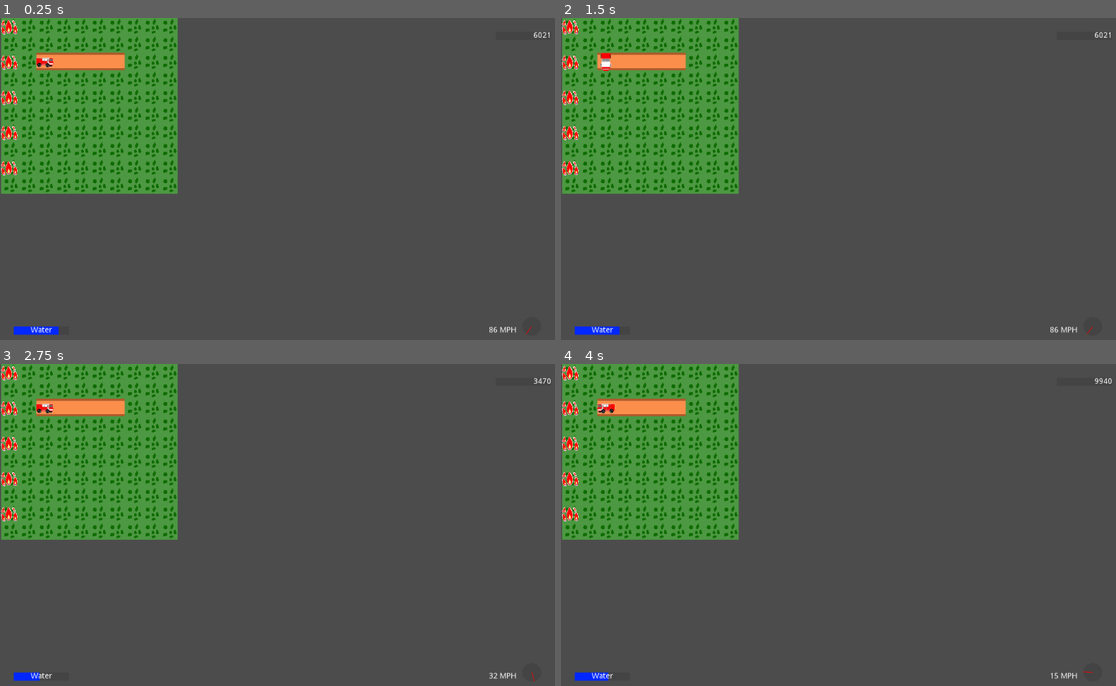
Above: before the commit, frames 1-4 (two rows, left to right).
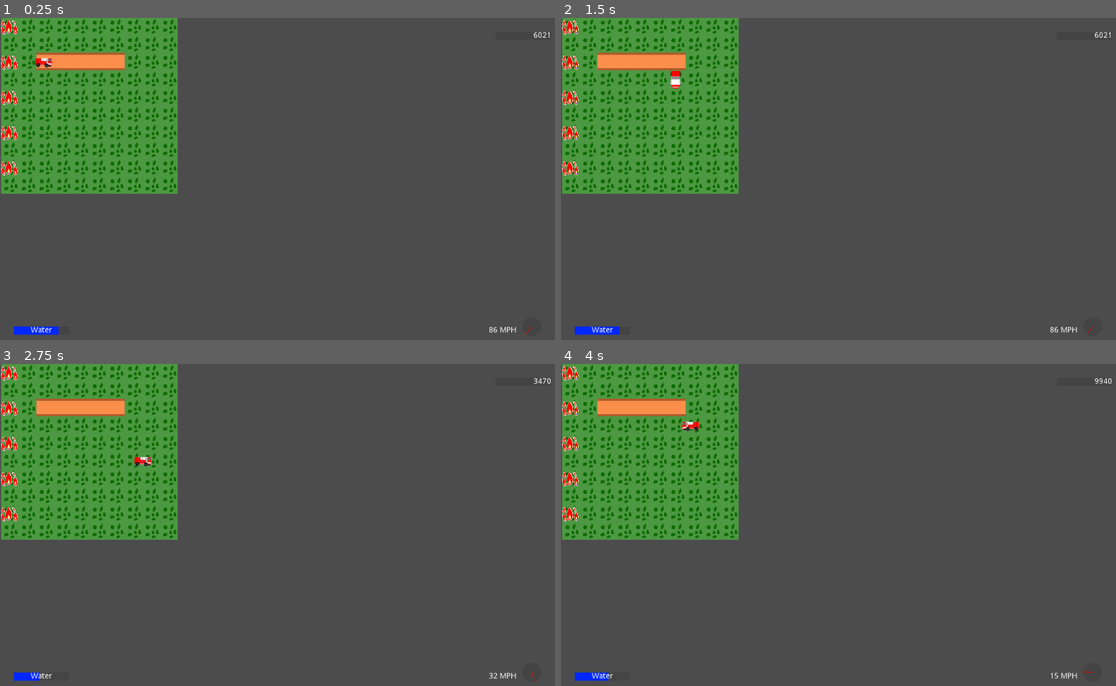
Above: after the commit, the same moments.

Repository: ConsoleCowboysInCyberspace/inferno
Game: Godot game, scene res://main_level.tscn
Two runs of this game, one before a commit and one after it. Both use one fixed random seed, a clock stepped at 60 frames per second and the inputs below.
Inputs (mouse positions are in pixels of both pictures, inside the frame that each line leads up to):
- Up to frame 1 (0.25 s): no input
- Up to frame 2 (1.5 s): tap Enter at 0.5 s; move the mouse to (966, 166) at 0.52 s; hold D (truck_right) 0.53-1.28 s; click (966, 166) at 0.67 s; move the mouse to (733, 198) at 1.27 s; hold S (truck_down) from 1.28 s (still down); click (733, 198) at 1.42 s
- Up to frame 3 (2.75 s): move the mouse to (338, 457) at 2.02 s; release S (truck_down) at 2.03 s; hold D (truck_right) from 2.03 s (still down); click (338, 457) at 2.17 s
- Up to frame 4 (4 s): tap Space at 2.75 s; move the mouse to (816, 595) at 2.77 s; release D (truck_right) at 2.78 s; hold W (truck_up) 2.78-3.53 s; click (816, 595) at 2.92 s; move the mouse to (1010, 579) at 3.52 s; hold A (truck_left) from 3.53 s (still down); click (1010, 579) at 3.67 s

The runs differ from the first frame. In frame 1, less than 0.1% of the frame differs, in the area x 6-10%, y 12-16%; in frame 2, 0.2%, in the area x 6-22%, y 10-22%; in frame 3, 0.2%; in frame 4, 0.2%.
Error before the commit: Parse Error: ',' or ']' expected (res://scripts/main_level.gd:13)

Commit message:
moved manger to a singlton[C

Diff:
--- a/project.godot
+++ b/project.godot
@@ -23,6 +23,10 @@
 config/name="Inferno"
 run/main_scene="res://main_level.tscn"
 config/icon="res://icon.png"
+
+[autoload]
+
+tile_manager="*res://scripts/internal_tile_manager.gd"
 
 [input]
 
--- a/scripts/TruckScript.gd
+++ b/scripts/TruckScript.gd
@@ -8,14 +8,10 @@
 var tilePos = Vector2.ZERO # Position of the truck in tile grid coordinates
 var targetPos = null
 
-
-onready var controller = get_parent()
-
 # Custom init that is called from the controller
 func customInit():
-	position = controller.tileToWorld(controller.worldToTile(position))
-	tilePos = controller.worldToTile(position)
-
+	position = tile_manager.tileToWorld(tile_manager.worldToTile(position))
+	tilePos = tile_manager.worldToTile(position)
 # func _input(event):
 # 	if event.is_action_pressed("fire_hose"):
 # 		var target = controller.worldToTile(event.position)
@@ -23,7 +19,8 @@
 
 func _process(delta):
 	if Input.is_action_just_released("dig_trench"):
-		controller.digTrench(tilePos)
+		#digTrench()
+		pass
 
 	if !targetPos:
 		if Input.is_action_pressed("truck_up"):
@@ -41,21 +38,21 @@
 
 		#check move cost
 		# this line is to make movement speed based on origin tile instead of destination tile
-		var destination_cost = controller.tileMoveCost(tilePos + movingDir)
+		var destination_cost = tile_manager.tileMoveCost(tilePos + movingDir)
 		# the ternary is also there for the same reason; if we want to revert this, end the line before if and add a '+ movingDir' in the tileMoveCost
-		var moveCost = controller.tileMoveCost(tilePos) if destination_cost != -1 else -1
+		var moveCost = tile_manager.tileMoveCost(tilePos) if destination_cost != -1 else -1
 
 		if moveCost == -1:
 			prints("Can't move there", tilePos + movingDir)
 			movingDir = Vector2.ZERO
 		else:
-			targetPos = controller.tileToWorld(tilePos + movingDir)
+			targetPos = tile_manager.tileToWorld(tilePos + movingDir)
 			velocity = 200/moveCost
 
 	else:
 		position = position.move_toward(targetPos, velocity * delta)
 		if (position == targetPos):
-			tilePos = controller.worldToTile(position)
+			tilePos = tile_manager.worldToTile(position)
 			movingDir = Vector2.ZERO
 			targetPos = null
 			velocity = 0
@@ -63,4 +60,10 @@
 func _input(event):
 	if event is InputEventMouseButton:
 		if event.button_index == BUTTON_LEFT && event.pressed:
-			print("Mouse Click at: ", event.position, "    Tile coords: ", controller.worldToTile(event.position))
+			print("Mouse Click at: ", event.position, "    Tile coords: ", tile_manager.worldToTile(event.position))
+
+# Checks if we can dig a trench at the given position in the tile grid
+# If we can, change the tile to a trench
+# func digTrench():
+# 	if tile_manager.getTile == Internal_Tile.TileType.FOREST
+# 		tiles[tilePos.y][tilePos.x] = Internal_Tile.new("trench")
--- a/scripts/internal_tile_manager.gd
+++ b/scripts/internal_tile_manager.gd
@@ -3,11 +3,57 @@
 var worldMap : TileMap
 var worldTileSetNameMap
 var tiles: Array = []
+var fireMap
+var fireParticles: Array = []
 var truck
+var size: Vector2
+
+var fireSpreadTime = 1 #timeInSeconds
+var timeUntilNextFireSpread = fireSpreadTime
+var neighborVectors = [
+	Vector2(-1 , 1), Vector2(0 , 1),  Vector2(1 , 1),
+	Vector2(-1 , 0),  Vector2(0, 0),  Vector2(1 , 1),
+	Vector2(-1 , -1), Vector2(0 , 1), Vector2(1 , -1)
+]
 
 func getTile(pos: Vector2):
 	return tiles[pos.y][pos.x]
 
+func setTile(pos: Vector2, type):
+	pass
+
+# Returns -1 for non-traversable tiles and out of bounds positions
+# Otherwise, returns the movementCost of the tile at the given position
+# Param: pos - Vector2 - a position on the tile grid to be checked
+func tileMoveCost(pos):
+	if !tileInBounds(pos): # are we out of the grid?
+		return -1
+	else:
+		return tiles[pos.y][pos.x].movementCost
+
+
+func tileInBounds(tilePos):
+	return worldMap.get_cellv(tilePos) != TileMap.INVALID_CELL
+
+# Returns the position of the tile in the grid that contains the given coordinates
+# Param: tilePos - Vector2
+# Return: Vector2
+func tileToWorld(tilePos):
+	var cellSize = 32
+	var retCoord = worldMap.map_to_world(tilePos)
+	retCoord.x +=cellSize/2
+	retCoord.y +=cellSize/2
+	return retCoord
+
+# Returns the coordinates of the center of the tile at the given position
+# Param: worldPos - Vector2
+# Return: Vector2
+func worldToTile(worldPos):
+	return worldMap.world_to_map(worldPos)
+
+# Constructs a new internal tile object matching the tile in tileMap at the given position
+# Param: tileMap - the worldMap to get tile information from
+# Param: nameMap - an array matching names of tiles in the TileSet to TileSet IDs
 func getInternalTile(tileMap, pos, nameMap):
 	var id = tileMap.get_cellv(pos)
 	assert(id != -1, "someone should really make sure that the map has no holes in it")
@@ -15,6 +61,7 @@
 	tile.pos = pos
 	return tile
 
+#makes an array of tile names, where the index is the tileSet Id
 func generateTileIDMap(tileMap):
 	var tileIDArray = tileMap.tile_set.get_tiles_ids()
 	var tileNameMap = []
@@ -22,19 +69,59 @@
 		tileNameMap.append(tileMap.tile_set.tile_get_name(id))
 	return tileNameMap
 
-func init(tiles, size):
+func customInit(size):
 	worldTileSetNameMap = generateTileIDMap(worldMap)
+	self.size = size
 
-	#for y in range(size.y):
-	#	var row = []
-	#	for x in range(size.x):
-	#		var pos = Vector2(x,y)
-	#		var tile = getInternalTile(worldMap, pos, worldTileSetNameMap)
-	#		if fireMap.get_cellv(pos) != -1:
-	#			tile.fireLevel = 100 #todo set this to max
-	#		row.append(tile)
-	#	tiles.append(row)
-	#truck.customInit()
+	for y in range(size.y):
+		var row = []
+		for x in range(size.x):
+			var pos = Vector2(x,y)
+			var tile = getInternalTile(worldMap, pos, worldTileSetNameMap)
+			if fireMap.get_cellv(pos) != -1:
+				tile.fireLevel = 100 #todo set this to max
+			row.append(tile)
+		tiles.append(row)
+	truck.customInit()
 
-func _ready():
-	pass # Replace with function body.
+func fireSpread():
+
+	var burnLevelsArr = [] #2d arr
+	for y in range(size.y):
+		var row = []
+		for x in range(size.x):
+			var fireStats = tiles[y][x].fireLevel
+			row.append(fireStats)
+			burnLevelsArr.append(row)
+
+	for y in range(size.y):
+		for x in range(size.x):
+			fireSpreadHelperSchemeOne(burnLevelsArr, Vector2(x, y))
+
+	for y in range(size.y):
+		for x in range(size.x):
+			tiles[y][x].burn(burnLevelsArr[y][x])
+
+
+func fireSpreadHelperSchemeOne(burnLevelsArr, pos):
+	var fireLevel = tiles[pos.y][pos.x].fireLevel
+	var neighbors = []
+
+	for potentialNeighbor in neighborVectors:
+		if tileInBounds(pos + potentialNeighbor):
+			neighbors.append(pos + potentialNeighbor)
+
+	var tileToBurn = neighbors[rand_range(0, len(neighbors))]
+	burnLevelsArr[tileToBurn.y][tileToBurn.x] += fireLevel
+
+
+func updateTiles():
+	pass
+
+func _physics_process(delta):
+	if timeUntilNextFireSpread <= 0:
+		fireSpread()
+		updateTiles()
+		timeUntilNextFireSpread = fireSpreadTime
+	else:
+		timeUntilNextFireSpread -= delta
--- a/scripts/main_level.gd
+++ b/scripts/main_level.gd
@@ -1,127 +1,19 @@
 extends Node2D
 
-var cellSize = 32
 export var size: Vector2 = Vector2(10, 10) #The size of the game grid
-var tiles: Array = [] # 2d array, [y][x]
 onready var worldMap: TileMap = get_node("worldMap") #TileMap node which we are using to render
 onready var fireMap: TileMap = get_node("fireMap") #TileMap of the fire that will be drawn over the world
 onready var truck = get_node("Fire Truck")
-var fireSpreadTime = 1 #timeInSeconds
-var timeUntilNextFireSpread = fireSpreadTime
-var neighborVectors = [
-	Vector2(-1 , 1), Vector2(0 , 1),  Vector2(1 , 1),
-	Vector2(-1 , 0),  Vector2(0, 2)   Vector2(1 , 1),
-	Vector2(-1 , -1), Vector2(0 , 1), Vector2(1 , -1)
-]
-# Returns -1 for non-traversable tiles and out of bounds positions
-# Otherwise, returns the movementCost of the tile at the given position
-# Param: pos - Vector2 - a position on the tile grid to be checked
-func tileMoveCost(pos):
-	if !tileInBounds(pos): # are we out of the grid?
-		return -1
-	else:
-		return tiles[pos.y][pos.x].movementCost
-
-
-func tileInBounds(tilePos):
-	return worldMap.get_cellv(tilePos) != TileMap.INVALID_CELL
-
-# Returns the position of the tile in the grid that contains the given coordinates
-# Param: tilePos - Vector2
-# Return: Vector2
-func tileToWorld(tilePos):
-	var retCoord = worldMap.map_to_world(tilePos)
-	retCoord.x +=cellSize/2
-	retCoord.y +=cellSize/2
-	return retCoord
-
-# Returns the coordinates of the center of the tile at the given position
-# Param: worldPos - Vector2
-# Return: Vector2
-func worldToTile(worldPos):
-	return worldMap.world_to_map(worldPos)
-
-
-
-# Constructs a new internal tile object matching the tile in gridMap at the given position
-func getInternalTile(tileMap, pos, nameMap):
-	var id = tileMap.get_cellv(pos)
-	assert(id != -1, "someone should really make sure that the map has no holes in it")
-	var tile = Internal_Tile.new(nameMap[id])
-	tile.pos = pos
-	return tile
-
-func generateTileIDMap(tileMap):
-	var tileIDArray = tileMap.tile_set.get_tiles_ids()
-	var tileNameMap = []
-	for id in tileIDArray:
-		tileNameMap.append(tileMap.tile_set.tile_get_name(id))
-	return tileNameMap
 
 # Called when the node enters the scene tree for the first time.
 func _ready():
-	var worldTileSetNameMap = generateTileIDMap(worldMap)
-
-	for y in range(size.y):
-		var row = []
-		for x in range(size.x):
-			var pos = Vector2(x,y)
-			var tile = getInternalTile(worldMap, pos, worldTileSetNameMap)
-			if fireMap.get_cellv(pos) != -1:
-				tile.fireLevel = 100 #--------------------------todo set this to max
-			row.append(tile)
-		tiles.append(row)
-	truck.customInit()
-
-# Checks if we can dig a trench at the given position in the tile grid
-# If we can, change the tile to a trench
-func digTrench(tilePos):
-	if tiles[tilePos.y][tilePos.x].type == Internal_Tile.TileType.FOREST:
-		tiles[tilePos.y][tilePos.x] = Internal_Tile.new("trench")
-
-func fireSpread():
-
-	var burnLevelsArr = [] #2d arr
-	for y in range(size.y):
-		var row = []
-		for x in range(size.x):
-			var fireStats = tiles[y][x].fireLevel
-			row.append(fireStats)
-			burnLevelsArr.append(row)
-
-	for y in range(size.y):
-		for x in range(size.x):
-			fireSpreadHelperSchemeOne(burnLevelsArr, Vector2(x, y))
-
-	for y in range(size.y):
-		for x in range(size.x):
-			tiles[y][x].fireLevel.burn(burnLevelsArr[y][x])
+	tile_manager.worldMap = worldMap
+	tile_manager.fireMap = fireMap
+	tile_manager.truck = truck
+	tile_manager.customInit(size)
 
 
-func fireSpreadHelperSchemeOne(burnLevelsArr, pos):
-	var fireLevel = tiles[pos.y][pos.x].fireLevel
-	var neighbors = []
-
-	for potentialNeighbor in neighborVectors:
-		if tileInBounds(pos + potentialNeighbor):
-			neighbors.append(pos + potentialNeighbor)
-
-	var tileToBurn = neighbors[rand_range(0, len(neighbors))]
-	burnLevelsArr[tileToBurn.y][tileToBurn.x] += fireLevel
-
-
-func updateTiles():
-	pass
 
 # Called every frame. 'delta' is the elapsed time since the previous frame.
 func _process(delta):
 	pass
-
-
-func _physics_process(delta):
-	if timeUntilNextFireSpread <= 0:
-		fireSpread()
-		updateTiles()
-		timeUntilNextFireSpread = fireSpreadTime
-	else:
-		timeUntilNextFireSpread -= delta
